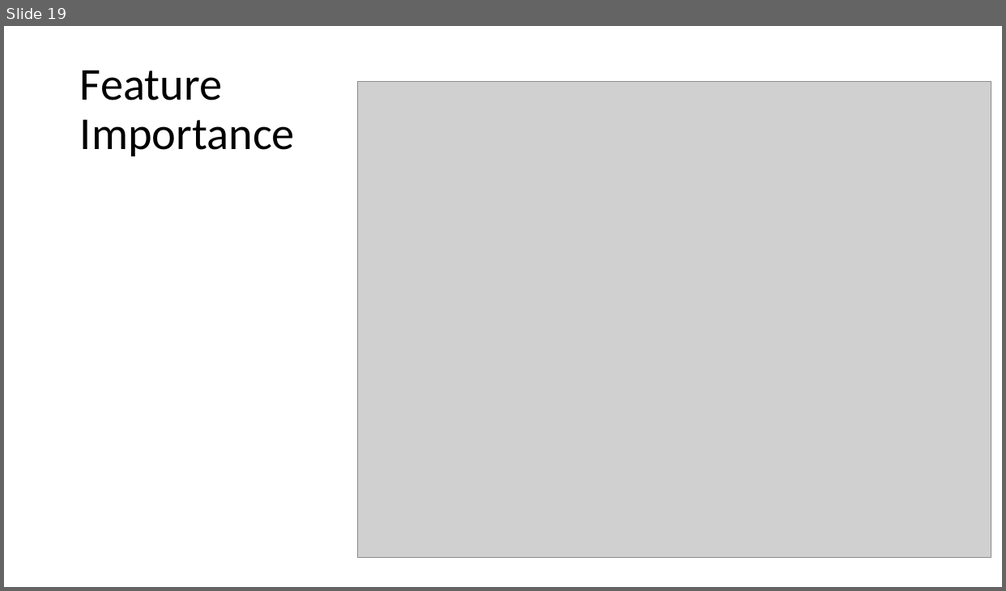
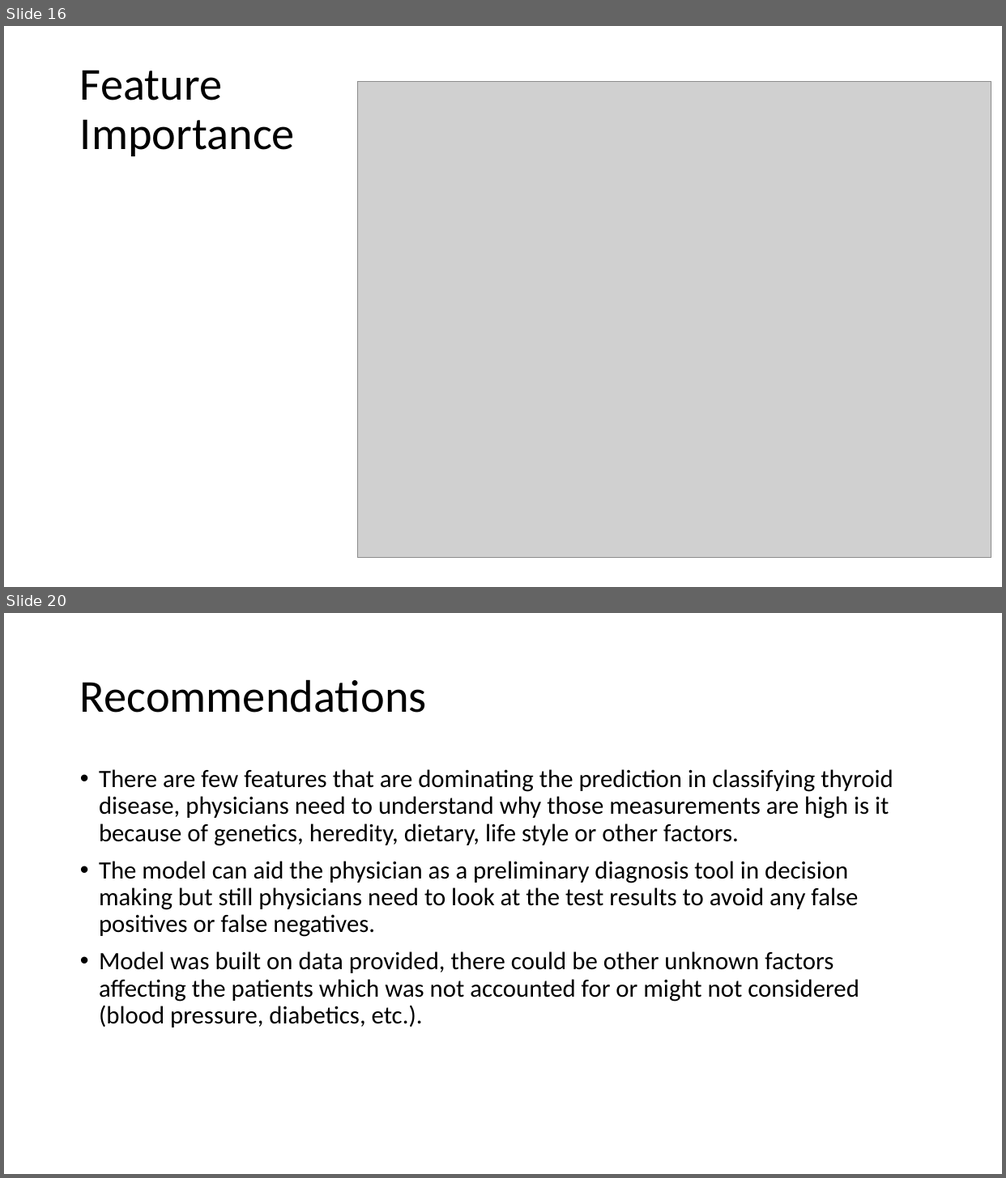
Before and after one commit to rahul7a/thyroid-classification, a slide deck: Reports/Classifying thyroid disease.pptx. Shown one above the other, each under a label of ours: slide 19 before the commit, slides 16 and 20 after it; the slides between them are not shown. The pictures are 1006x591 and 1006x1178 pixels, drawn with LibreOffice and Linux fonts; fonts in the diff are those of the drawing; grey boxes stand for pictures. Boxes give left, top, right and bottom in pixels: in the first picture for what was removed or moved away, otherwise in the second. Text is boxed around its words. In the diff, an @@ line names an element or a change of style, - is before the commit and + after.

```diff
--- a/Reports/Classifying thyroid disease.pptx
+++ b/Reports/Classifying thyroid disease.pptx
@@ slide 20 added at (4,613,1002,1174), background #FFFFFF @@
@@ title added at (80,679,427,713), 44 pt, text #000000 @@
+Recommendations
@@ text added at (99,769,893,1028), 24 pt, text #000000 @@
+• There are few features that are dominating the prediction in classifying thyroid disease, physicians need to understand why those measurements are high is it because of genetics, heredity, dietary, life style or other factors.
+• The model can aid the physician as a preliminary diagnosis tool in decision making but still physicians need to look at the test results to avoid any false positives or false negatives.
+• Model was built on data provided, there could be other unknown factors affecting the patients which was not accounted for or might not considered (blood pressure, diabetics, etc.).
@@ what was slide 19 is now slide 16 @@
```
Also in this commit, not shown: 13 slides changed, 1 other slide added, 5 slides removed.
